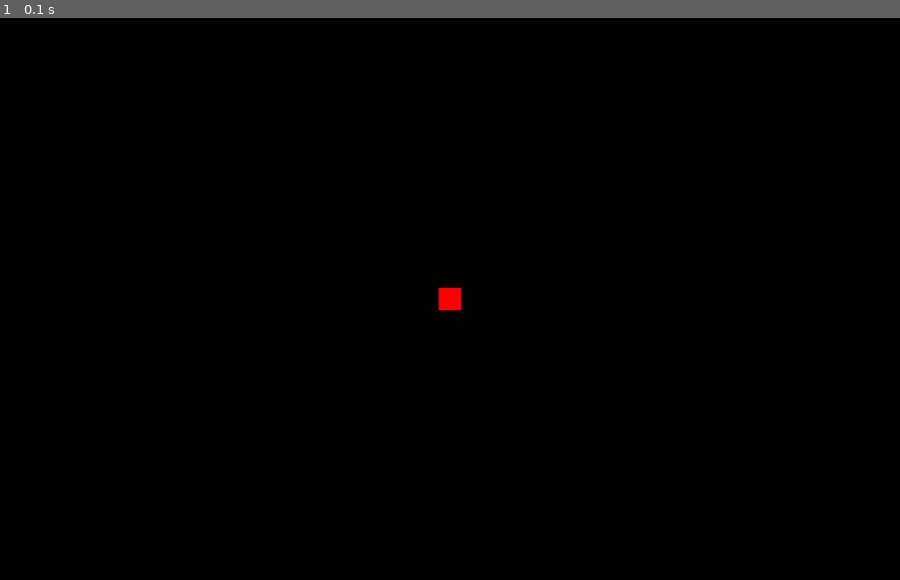
Above: before the commit, frame 1.
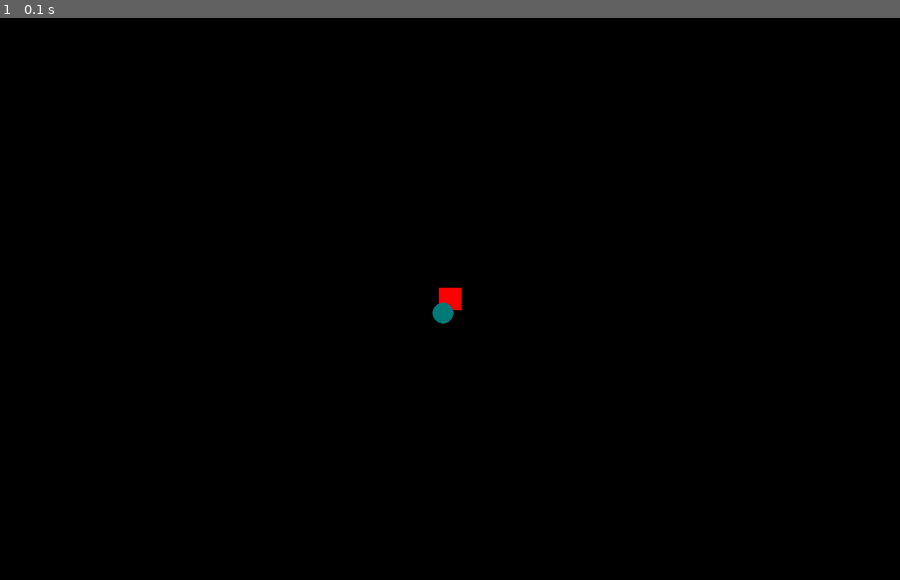
Above: after the commit, the same moment.

Repository: mytinycloud/90D-pygame-scaffold
Game: pygame game, started from main.py
The game is run twice, just before and just after one commit, with the same random seed, the same clock (stepped at 60 frames per second) and the same inputs.
Inputs:
- Up to frame 1 (0.1 s): no input

The runs differ from the first frame. In frame 1, less than 0.1% of the frame differs, in the area x 48-51%, y 50-55%.

Commit message:
Implement - enemy component - naive enemy pathing towards player

Diff:
--- a/main.py
+++ b/main.py
@@ -3,6 +3,7 @@
 from engine.ecs import EntityGroup
 
 import systems
+import systems.enemy
 
 # Build objects
 window = Window()
@@ -17,6 +18,7 @@
 systems.motion.mount_motion_system(group)
 systems.testing.mount_testing_system(group)
 systems.sprites.mount_sprite_system(group, window.surface)
+systems.enemy.mount_enemy_system(group)
 
 # Game Initialization
 init(group, window)
--- a/systems/enemy.py
+++ b/systems/enemy.py
@@ -1,5 +1,12 @@
+from pygame import Vector2
 from engine.ecs import Entity, EntityGroup, enumerate_component
 from .motion import MotionComponent
+from .sprites import SpriteComponent
+from .player import PlayerComponent
+from .turn import TurnComponent
+
+from math import copysign
+from random import choice
 
 @enumerate_component("enemy")
 class EnemyComponent:
@@ -14,16 +21,59 @@
 
 def enemy_update_system(group: EntityGroup):
 
+    player: PlayerComponent = group.query_singleton('player')
+    turn: TurnComponent = group.query_singleton('turn').turn
+
+    if (turn.state != 2):
+        return
+
     for e in group.query('enemy'):
+
         motion: MotionComponent = e.motion
-        # Update position
-        # Position
-        # Check if in contact with player
-            # If true
-                # Deal damage to player
-                # Reduce health to zero
-    print('updating enemy')
+        mtp = move_towards_player(player.motion.position, e.motion.position)
+        motion.velocity = mtp
 
 
 def mount_enemy_system(group: EntityGroup):
     group.mount_system(enemy_update_system)
+
+def move_towards_player(p_pos: Vector2, e_pos: Vector2):
+
+    """
+        Current implementation allows running in a diagonal
+        Want the system to choose the larger of either x or y values
+        and set the other to zero
+
+        if Δ_x is !== 0, then do difference calculation
+        if Δ_y is !== 0, then do difference calculation
+        choose which one to randomly use
+    """
+
+    new_x = p_pos.x - e_pos.x
+    new_y = p_pos.y - e_pos.y
+
+    velocity_x = Vector2(copysign(1.0, new_x), 0)
+    velocity_y = Vector2(0, copysign(1.0, new_y))
+
+    # Both equally far away, choose random one
+    if (new_x != 0 and new_y != 0):
+        print('not in plane', new_x, new_y)
+        print('choice:', choice([velocity_x, velocity_y]))
+        return choice([velocity_x, velocity_y])
+
+    if (new_x != 0):
+        print('returning x')
+        return velocity_x
+    else:
+        print('returning y')
+        return velocity_y
+
+def create_enemy(position = tuple[int, int]):
+    enemy = Entity("enemy")
+    # enemy.health = #Hc
+    # enemy.motion = #motion
+    enemy.enemy = EnemyComponent()
+    enemy.sprite = SpriteComponent.from_circle(diameter=30, color=(0,123,123))
+    enemy.motion = MotionComponent(position=Vector2(position[0],position[1]))
+
+    return enemy
--- a/systems/testing.py
+++ b/systems/testing.py
@@ -1,16 +1,29 @@
 from engine.ecs import Entity, EntityGroup, enumerate_component
 from pygame import Vector2
+from .motion import MotionComponent
+from .turn import TurnComponent
+from .player import PlayerComponent
 
+from .enemy import create_enemy
 
 '''
 Just a place to add some in-development / testing code
 '''
 def testing_system(group: EntityGroup):
+    # player: PlayerComponent = group.query_singleton('player')
+    # print(player.motion.position)
     pass
-
 
 '''
 Mount the testing system any testing init
 '''
 def mount_testing_system(group: EntityGroup):
+    enemy1 = create_enemy((-10,20))
+    # enemy2 = create_enemy((40,-60))
+    # enemy3 = create_enemy((-50,-70))
+    # enemy4 = create_enemy((70,70))
+    group.add(enemy1)
+    # group.add(enemy2)
+    # group.add(enemy3)
+    # group.add(enemy4)
     group.mount_system(testing_system)
